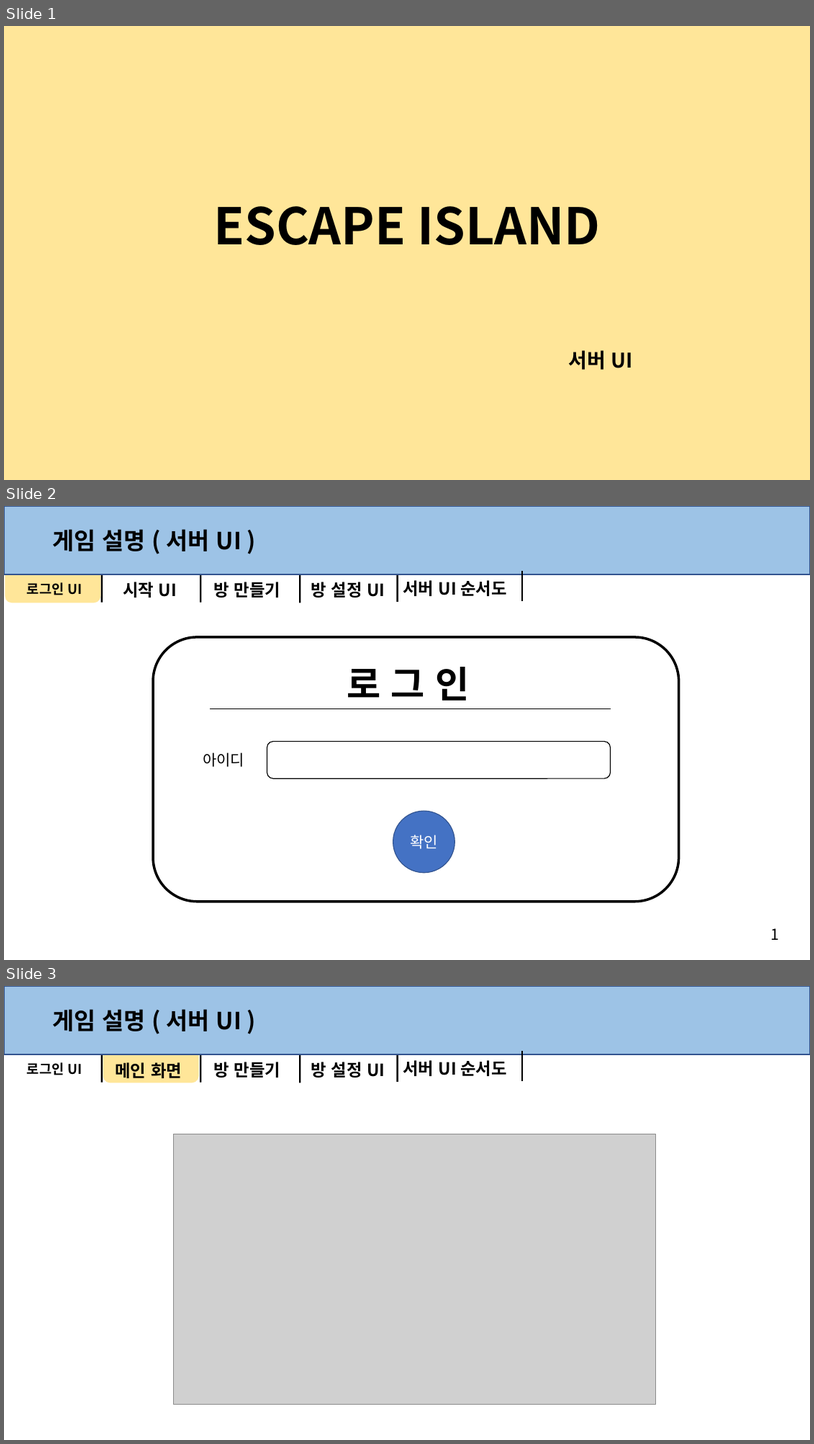
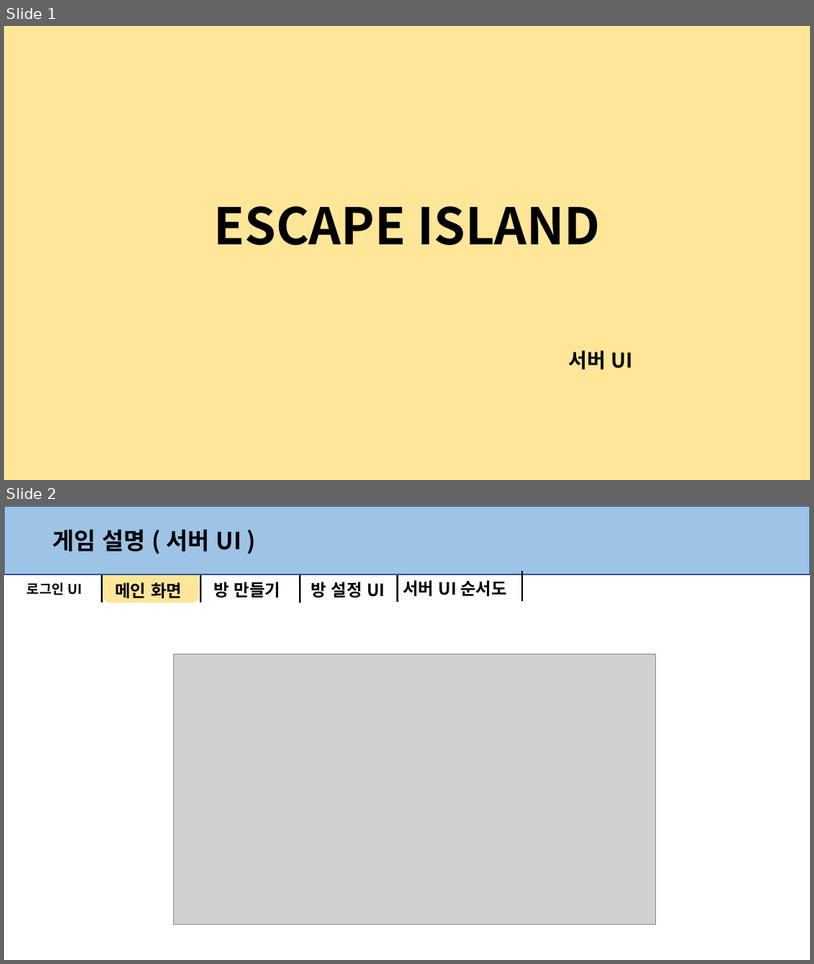
Before and after one commit to anglik0370/EscapeIsland, a slide deck: Document/UI/서버 UI.pptx. Shown one above the other, each under a label of ours: slides 1, 2 and 3 before the commit, slides 1 and 2 after it. The pictures are 814x1444 and 814x964 pixels, drawn with LibreOffice and Linux fonts; fonts in the diff are those of the drawing; grey boxes stand for pictures. Boxes give left, top, right and bottom in pixels: in the first picture for what was removed or moved away, otherwise in the second. Text is boxed around its words. In the diff, an @@ line names an element or a change of style, - is before the commit and + after.

```diff
--- a/Document/UI/서버 UI.pptx
+++ b/Document/UI/서버 UI.pptx
@@ slide 2 removed at [4,506,810,960], background #FFFFFF; not listed: 5 template elements that a slide beside it also shows @@
@@ rectangle removed at [4,506,810,574] @@
@@ text removed at [53,529,242,551] @@
-게임 설명 ( 서버 UI )
@@ rounded rectangle removed at [5,562,100,602] @@
@@ text removed at [27,582,82,595] @@
-로그인 UI
@@ text removed at [123,582,177,597] @@
-시작 UI
@@ text removed at [214,582,280,597] @@
-방 만들기
@@ text removed at [311,582,385,597] @@
-방 설정 UI
@@ text removed at [403,580,507,596] @@
-서버 UI 순서도
@@ line removed from (522, 572) to (522, 602) @@
@@ rounded rectangle removed at [153,637,679,901] @@
@@ text removed at [347,667,469,700] @@
-로 그 인
@@ line removed from (210, 708) to (611, 708) @@
@@ rounded rectangle removed at [267,741,611,778] @@
@@ text removed at [203,752,244,767] @@
-아이디
@@ ellipse removed at [394,811,455,872] @@
-확인
@@ text removed at [771,928,779,939] @@
-1
@@ what was slide 3 is now slide 2 @@
```
Also in this commit, not shown: 1 other file.
